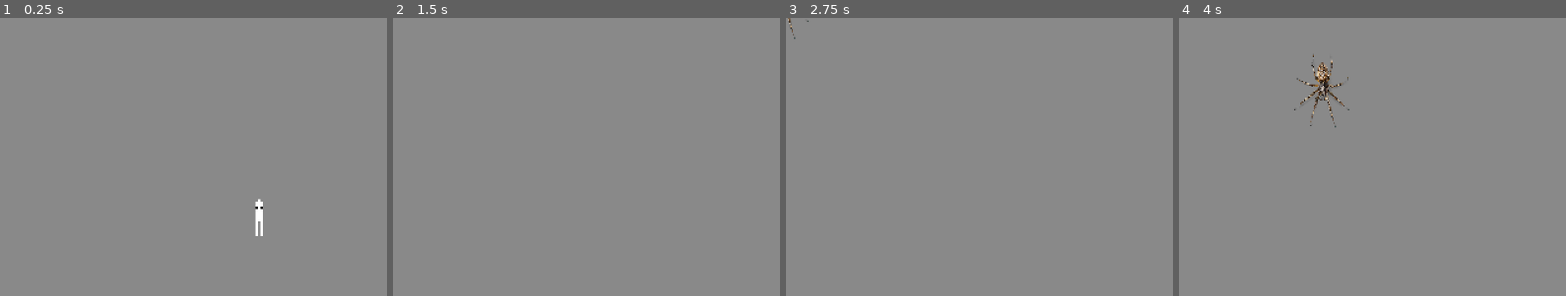
Above: before the commit, frames 1-4 (left to right).
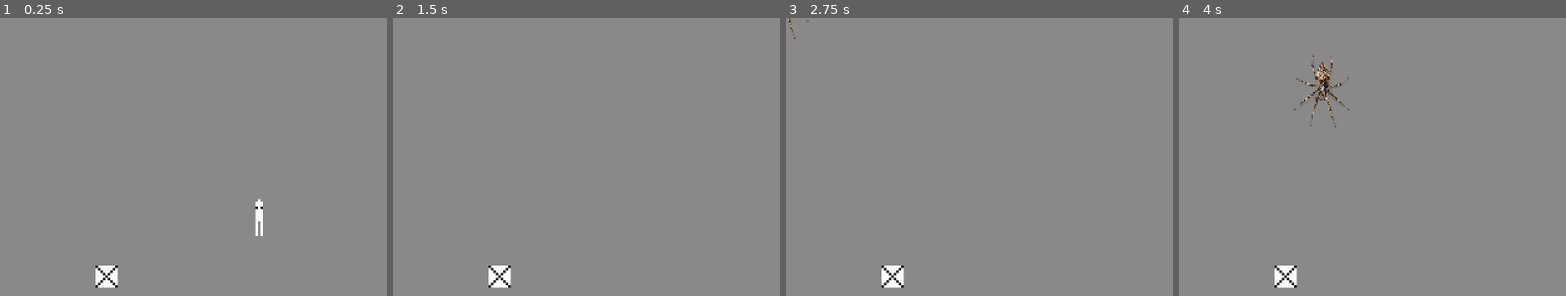
Above: after the commit, the same moments.

Repository: marmonkin/dumbshow
Game: Godot game, scene res://testilevel.tscn
Same seed, same stepped clock (60 frames per second), same inputs: the game is played once before the commit and once after it. The engine's default icon, where the game draws it, is replaced by a stand-in: a white triangle on a blue panel in a dark square.
Inputs (mouse positions are % of the whole screen's width and height, from its top left):
- Up to frame 1 (0.25 s): no input
- Up to frame 2 (1.5 s): tap Enter at 0.5 s; move the mouse to (73, 48) at 0.52 s; press the mouse at (73, 48) at 0.53 s; hold D (right) 0.53-1.28 s; move the mouse to (31, 58) at 1.27 s; release the mouse at (31, 58) at 1.28 s; hold S (down) from 1.28 s (still down); click (31, 58) at 1.35 s
- Up to frame 3 (2.75 s): move the mouse to (61, 30) at 2.02 s; release S (down) at 2.03 s; press the mouse at (61, 30) at 2.03 s; hold D (right) from 2.03 s (still down)
- Up to frame 4 (4 s): move the mouse to (46, 74) at 2.77 s; release D (right) at 2.78 s; release the mouse at (46, 74) at 2.78 s; hold W (up) 2.78-3.53 s; click (46, 74) at 2.85 s; move the mouse to (81, 69) at 3.52 s; press the mouse at (81, 69) at 3.53 s; hold A (left) from 3.53 s (still down)
The pictures show only the part of the screen within x 18-68%, y 17-67%; the shares and areas given below are measured in that part.

The runs differ from the first frame. In frame 1, 0.4% of the frame differs, in the area x 24-31%, y 89-98%; in frame 2, 0.4%; in frame 3, 0.4%; in frame 4, 0.4%.

Commit message:
box start

Diff:
--- /dev/null
+++ b/box.gd
@@ -0,0 +1,40 @@
+extends RigidBody2D
+
+
+@export var throw_force = 900.
+@onready var timer: Timer = $Timer
+
+var carried = false
+var carrier: Node2D
+var thrown = false
+
+
+func pick_up(player: Node2D):
+	carried = true
+	carrier = player
+	freeze = true
+	linear_velocity = Vector2.ZERO
+	angular_velocity = .0
+
+
+func throw(direction: Vector2):
+	carried = false
+	carrier = null
+	freeze = false
+	thrown = true
+	apply_impulse(direction.normalized() * throw_force)
+	timer.start()
+
+
+func _physics_process(_delta: float) -> void:
+	if carried and carrier:
+		global_position = carrier.global_position + Vector2(0, -1)
+
+
+func _on_body_entered(body: Node) -> void:
+	if body.is_in_group("player"):
+		pick_up(body)
+
+
+func _on_timer_timeout() -> void:
+	thrown = false
--- /dev/null
+++ b/box.tscn
@@ -0,0 +1,23 @@
+[gd_scene format=3 uid="uid://culgoye6xjexj"]
+
+[ext_resource type="Texture2D" uid="uid://c8voduta0fa4i" path="res://sprites/spr_box.png" id="1_g2tbl"]
+[ext_resource type="Script" uid="uid://by7kdajadcgdr" path="res://box.gd" id="1_oq5cr"]
+
+[sub_resource type="RectangleShape2D" id="RectangleShape2D_bqn3j"]
+size = Vector2(12, 12)
+
+[node name="box" type="RigidBody2D" unique_id=1098420302 groups=["box"]]
+gravity_scale = 0.0
+script = ExtResource("1_oq5cr")
+
+[node name="CollisionShape2D" type="CollisionShape2D" parent="." unique_id=1700738603]
+shape = SubResource("RectangleShape2D_bqn3j")
+
+[node name="Sprite2D" type="Sprite2D" parent="." unique_id=1178768733]
+texture = ExtResource("1_g2tbl")
+
+[node name="Timer" type="Timer" parent="." unique_id=457612407]
+one_shot = true
+
+[connection signal="body_entered" from="." to="." method="_on_body_entered"]
+[connection signal="timeout" from="Timer" to="." method="_on_timer_timeout"]
--- a/project.godot
+++ b/project.godot
@@ -21,6 +21,11 @@
 window/size/viewport_height=240
 window/stretch/mode="canvas_items"
 
+[global_group]
+
+box=""
+player=""
+
 [input]
 
 up={
@@ -43,6 +48,11 @@
 "events": [Object(InputEventKey,"resource_local_to_scene":false,"resource_name":"","device":-1,"window_id":0,"alt_press …(192 unchanged characters)…
 ]
 }
+throw={
+"deadzone": 0.2,
+"events": [Object(InputEventMouseButton,"resource_local_to_scene":false,"resource_name":"","device":-1,"window_id":0,"alt_pressed":false,"shift_pressed":false,"ctrl_pressed":false,"meta_pressed":false,"button_mask":1,"position":Vector2(259, 12),"global_position":Vector2(268, 60),"factor":1.0,"button_index":1,"canceled":false,"pressed":true,"double_click":false,"script":null)
+]
+}
 
 [physics]
 
--- a/script/player_guy.gd
+++ b/script/player_guy.gd
@@ -3,7 +3,16 @@
 
 const SPEED = 100.0
 
+var carry = false
+
 func _physics_process(delta: float) -> void:
 	var direction = Input.get_vector("left", "right", "up", "down")
 	velocity = direction * SPEED
 	move_and_slide()
+
+func _input(event: InputEvent) -> void:
+	if carry and event.is_action_pressed("throw"):
+		throw_shit()
+
+func throw_shit():
+	pass
--- a/testilevel.tscn
+++ b/testilevel.tscn
@@ -6,6 +6,7 @@
 [ext_resource type="Texture2D" uid="uid://npksa5pk40wh" path="res://sprites/spr_ground.png" id="3_6ansa"]
 [ext_resource type="PackedScene" uid="uid://braiij1uykq53" path="res://enemy_spoder.tscn" id="4_6ansa"]
 [ext_resource type="PackedScene" uid="uid://d2gur06lg1rk6" path="res://spawner.tscn" id="6_qbg1g"]
+[ext_resource type="PackedScene" uid="uid://culgoye6xjexj" path="res://box.tscn" id="7_xh0bt"]
 
 [sub_resource type="TileSetAtlasSource" id="TileSetAtlasSource_pnrsp"]
 texture = ExtResource("1_swj5i")
@@ -76,3 +77,6 @@
 
 [node name="spawner" parent="." unique_id=2018637707 instance=ExtResource("6_qbg1g")]
 enemy_to_spawn = ExtResource("4_6ansa")
+
+[node name="box" parent="." unique_id=1098420302 instance=ExtResource("7_xh0bt")]
+position = Vector2(98, 144)
Not shown, added: box.gd.uid
